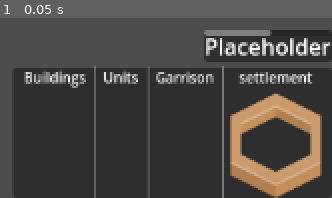
Above: before the commit, frame 1.
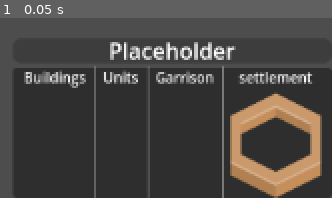
Above: after the commit, the same moment.

Repository: martinspp/civ-clone-thing
Game: Godot game, scene res://scenes/UI/Play/SettlementUI.tscn
Same seed, same stepped clock (60 frames per second), same inputs: the game is played once before the commit and once after it. This scene is started directly instead of the project's main scene.
Inputs:
- Up to frame 1 (0.05 s): no input

The runs differ from the first frame. In frame 1, 5.5% of the frame differs, in the area x 33-100%, y 6-24%.

Commit message:
deselecting unit

Diff:
--- a/scenes/UI/Play/SettlementUI.tscn
+++ b/scenes/UI/Play/SettlementUI.tscn
@@ -1,7 +1,9 @@
-[gd_scene load_steps=6 format=3 uid="uid://coieytpvwdpo8"]
+[gd_scene load_steps=7 format=3 uid="uid://coieytpvwdpo8"]
 
 [ext_resource type="Script" path="res://scripts/ui/SettlementUI.gd" id="1_wpaio"]
 [ext_resource type="Texture2D" uid="uid://dmvr0u8jlmyt7" path="res://sprites/objects/settlement/woodRing.png" id="2_onurx"]
+
+[sub_resource type="StyleBoxEmpty" id="StyleBoxEmpty_fif1u"]
 
 [sub_resource type="LabelSettings" id="LabelSettings_ndh38"]
 font_size = 10
@@ -28,8 +30,8 @@
 garrison_section_container = NodePath("VBoxContainer/PanelContainer/HBoxContainer/GarrisonSectionContainer")
 garrison_container = NodePath("VBoxContainer/PanelContainer/HBoxContainer/GarrisonSectionContainer/GarrisonContainer")
 progress_panel = NodePath("VBoxContainer/Progress")
-progress_bar = NodePath("VBoxContainer/Progress/Progress")
-progress_label = NodePath("VBoxContainer/Progress/Label")
+progress_bar = NodePath("VBoxContainer/Progress/Progress2")
+progress_label = NodePath("VBoxContainer/Progress/Progress2/Label")
 
 [node name="VBoxContainer" type="FlowContainer" parent="."]
 layout_mode = 1
@@ -38,7 +40,7 @@
 anchor_top = 1.0
 anchor_right = 1.0
 anchor_bottom = 1.0
-offset_left = -192.0
+offset_left = -230.0
 offset_top = -94.0
 grow_horizontal = 0
 grow_vertical = 0
@@ -46,18 +48,31 @@
 
 [node name="Progress" type="PanelContainer" parent="VBoxContainer"]
 layout_mode = 2
+size_flags_horizontal = 3
+theme_override_styles/panel = SubResource("StyleBoxEmpty_fif1u")
 
-[node name="Progress" type="ProgressBar" parent="VBoxContainer/Progress"]
+[node name="Progress2" type="ProgressBar" parent="VBoxContainer/Progress"]
+custom_minimum_size = Vector2(0, 17.705)
 layout_mode = 2
-value = 50.0
+size_flags_horizontal = 3
+size_flags_stretch_ratio = 6.05
+max_value = 1.0
 show_percentage = false
 
-[node name="Label" type="Label" parent="VBoxContainer/Progress"]
-layout_mode = 2
-text = "Placeholder"
+[node name="Label" type="Label" parent="VBoxContainer/Progress/Progress2"]
+layout_mode = 1
+anchors_preset = 15
+anchor_right = 1.0
+anchor_bottom = 1.0
+grow_horizontal = 2
+grow_vertical = 2
+text = "Placeholder
+"
+horizontal_alignment = 1
 
 [node name="PanelContainer" type="PanelContainer" parent="VBoxContainer"]
 layout_mode = 2
+size_flags_vertical = 8
 metadata/_edit_use_anchors_ = true
 
 [node name="HBoxContainer" type="HBoxContainer" parent="VBoxContainer/PanelContainer"]
--- a/scripts/services/GameService.gd
+++ b/scripts/services/GameService.gd
@@ -64,6 +64,7 @@
 		return
 	unselect_settlement()
 
+	PlayEventBus.unit_unselected.emit()
 	if selected_object is Settlement:
 		return
 	else:
--- a/scripts/units/Unit.gd
+++ b/scripts/units/Unit.gd
@@ -102,3 +102,4 @@
 
 	path.back().units.append(self)
 	path[0].units.erase(self)
+	GameStateService.data_service.move_unit(path[0],path.back())
